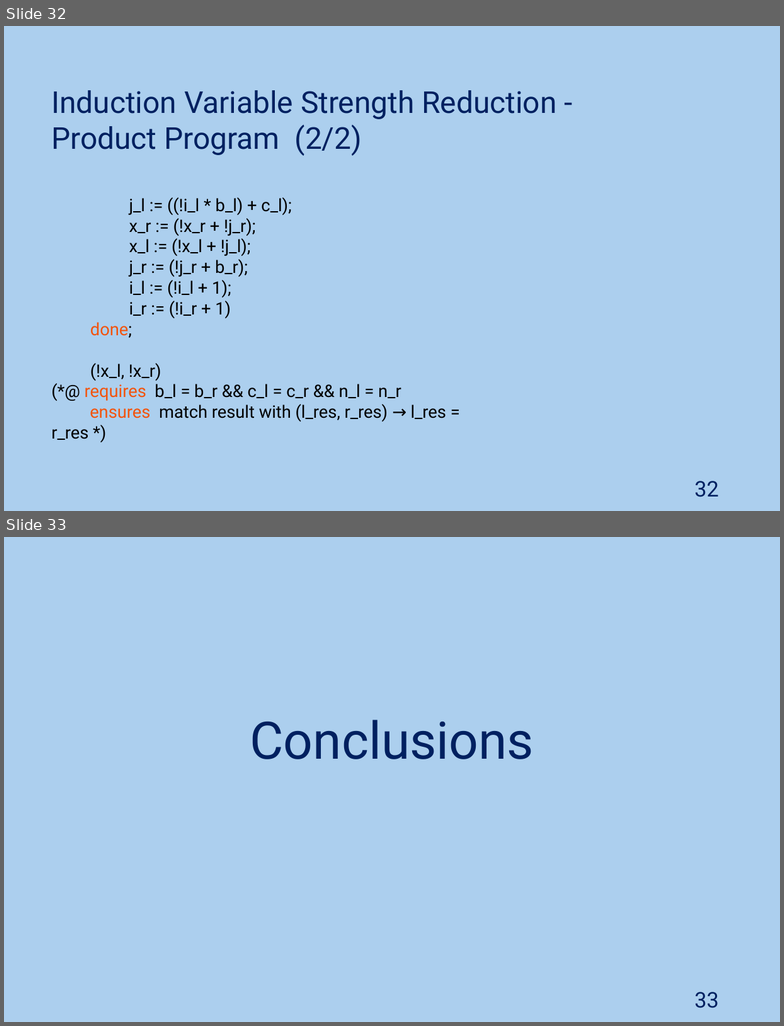
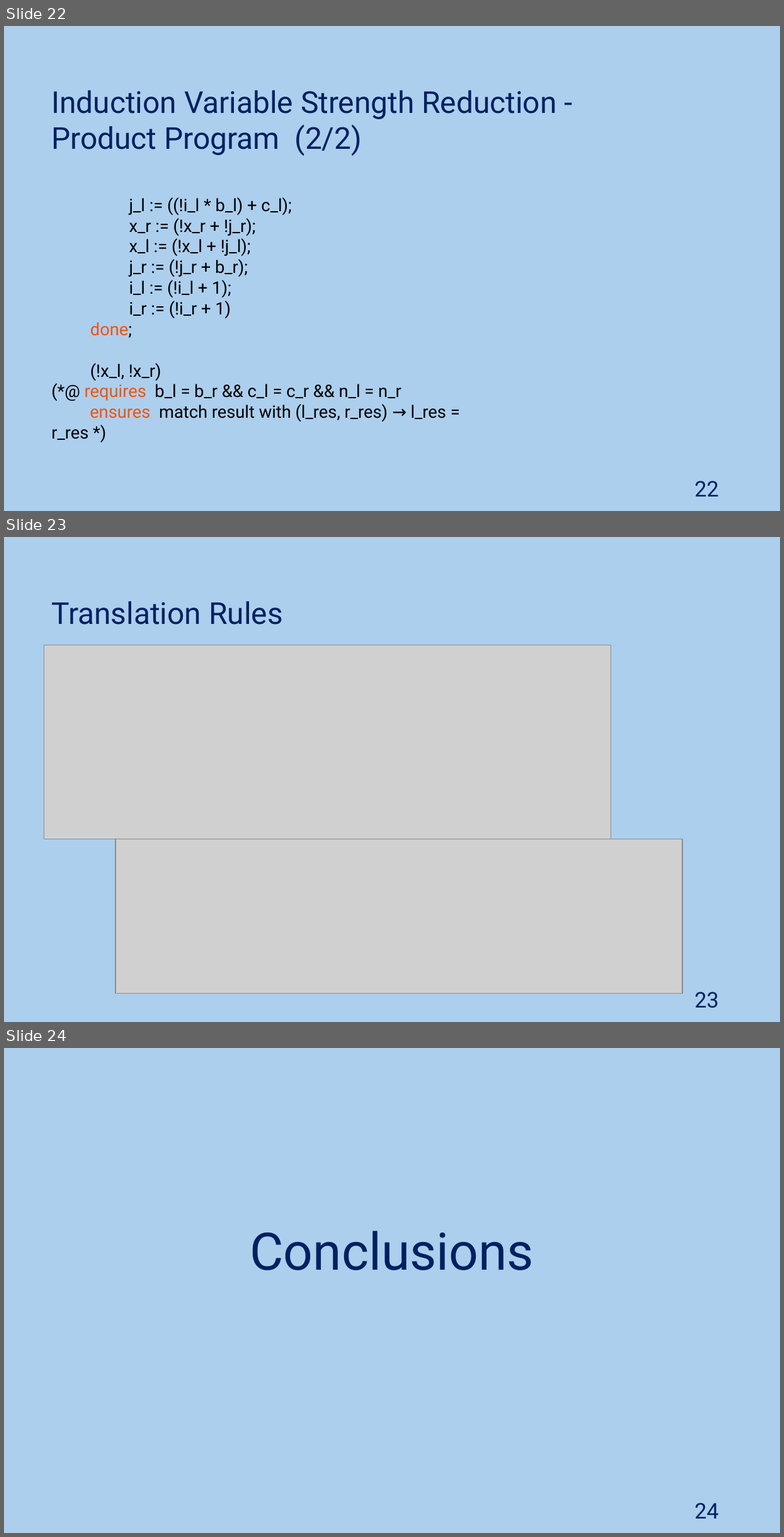
Before and after one commit to JoaoNini75/MasterThesis, a slide deck: tese/presentation/Ap Tese.pptx. Shown one above the other, each under a label of ours: slides 32 and 33 before the commit, slides 22, 23 and 24 after it. The pictures are 784x1026 and 784x1537 pixels, drawn with LibreOffice and Linux fonts; fonts in the diff are those of the drawing; grey boxes stand for pictures. Boxes give left, top, right and bottom in pixels: in the first picture for what was removed or moved away, otherwise in the second. Text is boxed around its words. In the diff, an @@ line names an element or a change of style, - is before the commit and + after.

```diff
--- a/tese/presentation/Ap Tese.pptx
+++ b/tese/presentation/Ap Tese.pptx
@@ slide 23 added at bbox=[4, 537, 780, 1022], background #ACCFEE @@
@@ text added at bbox=[51, 601, 283, 625], 28 pt, text #002060 @@
+Translation Rules
@@ picture added at bbox=[44, 645, 611, 839] @@
@@ picture added at bbox=[116, 839, 683, 993] @@
@@ page number added at bbox=[694, 992, 718, 1008], 20 pt, text #002060 @@
+23
@@ what was slide 32 is now slide 22 @@
@@ page number at bbox=[694, 481, 718, 497]: text changed @@
-32
+22
@@ what was slide 33 is now slide 24 @@
@@ page number at bbox=[694, 1503, 718, 1519]: text changed @@
-33
+24
```
Also in this commit, not shown: 4 slides changed, 3 other slides added, 13 slides removed.
